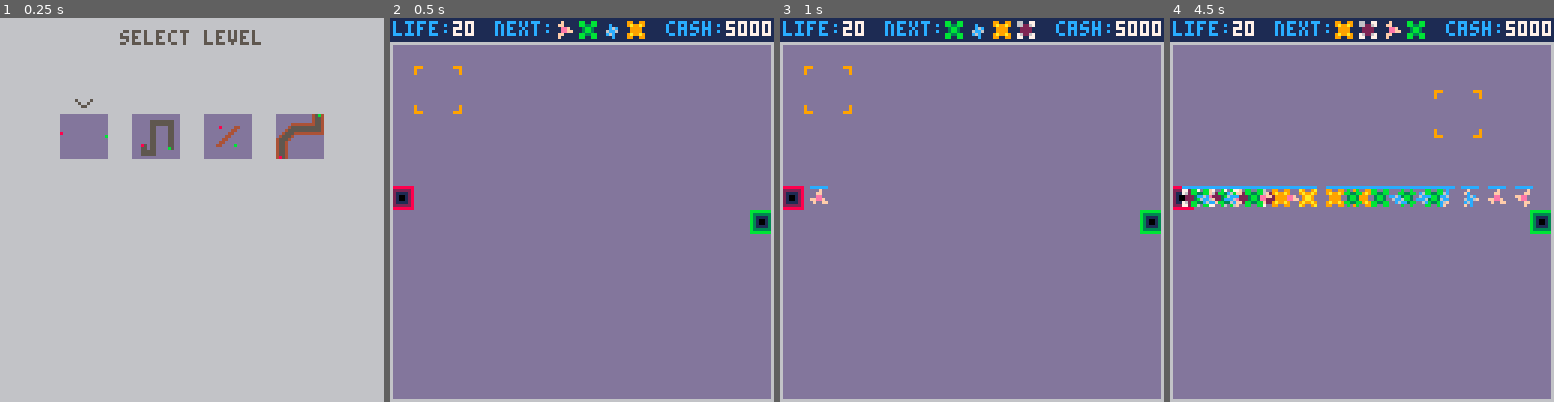
Above: before the commit, frames 1-4 (left to right).
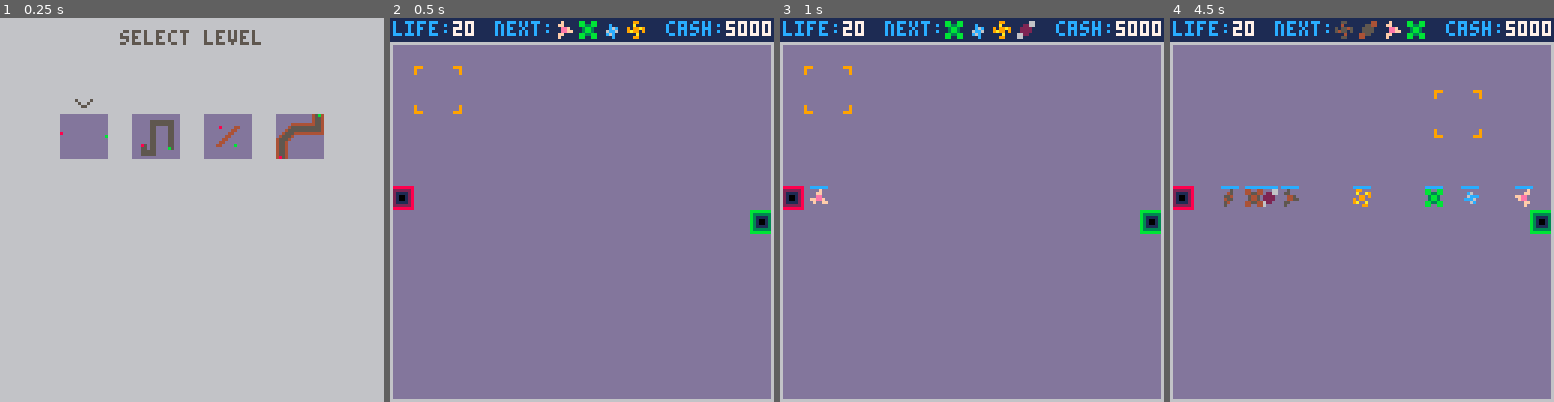
Above: after the commit, the same moments.

Repository: langchr86/pico-bubble-towers
Game: PICO-8 cartridge pico-proto.p8
The game is run twice, just before and just after one commit, with the same random seed, the same clock (stepped at 60 frames per second) and the same inputs.
Inputs:
- Up to frame 1 (0.25 s): no input
- Up to frame 2 (0.5 s): tap X (X key) at 0.33 s
- Up to frame 3 (1 s): tap O (Z key) at 0.7 s
- Up to frame 4 (4.5 s): tap X (X key) at 1.07, 1.85, 2.97, 4.08 s; hold Right 1.6-2.1 s; tap O (Z key) every 0.4 s from 1.7 to 4.1 s; hold Up 2.15-2.42 s; hold Right 2.47-3.03 s; hold Left 3.08-3.58 s; hold Down 3.63-3.97 s; hold Right from 4.02 s (still down)

Frame 1 is identical in both runs. In frame 2, 0.2% of the frame differs, in the area x 61-67%, y 0-6%; in frame 3, 0.3%; in frame 4, 3.1%, in the area x 3-88%, y 0-50%.

Commit message:
add boss enemies

Diff:
--- a/src/enemy.lua
+++ b/src/enemy.lua
@@ -56,6 +56,7 @@
 ---@return boolean
 function Enemy:IsGhost()
   return self.type == EnemyType.GHOST
+      or self.type == EnemyType.GHOST_BOSS
 end
 
 ---@param pos Point
@@ -135,7 +136,7 @@
     end
   end
 
-  if self.type == EnemyType.REGENERATE then
+  if self.type == EnemyType.REGENERATE or self.type == EnemyType.REGENERATE_BOSS then
     self:Regenerate()
   end
 end
--- a/src/enemy_type.lua
+++ b/src/enemy_type.lua
@@ -9,6 +9,11 @@
   FAST = 2,
   REGENERATE = 3,
   HEAVY = 4,
+  NORMAL_BOSS = 5,
+  GHOST_BOSS = 6,
+  FAST_BOSS = 7,
+  REGENERATE_BOSS = 8,
+  HEAVY_BOSS = 9,
 }
 
 ---@class EnemyProperties
@@ -36,30 +41,70 @@
     frame_count = 10,
     speed = 1.0,
     life = 100,
-    value_bonus = 0,
+    value_bonus = 5,
   },
   [EnemyType.FAST] = {
     sprite = 12,
     sprite_count = 4,
-    frame_count = 6,
+    frame_count = 4,
     speed = 1.4,
     life = 100,
     value_bonus = 0,
   },
   [EnemyType.REGENERATE] = {
     sprite = 28,
-    sprite_count = 4,
+    sprite_count = 3,
     frame_count = 6,
     speed = 1.0,
     life = 100,
-    value_bonus = 10,
+    value_bonus = 5,
   },
   [EnemyType.HEAVY] = {
     sprite = 24,
     sprite_count = 4,
-    frame_count = 3,
+    frame_count = 6,
     speed = 0.6,
+    life = 200,
+    value_bonus = 0,
+  },
+  [EnemyType.NORMAL_BOSS] = {
+    sprite = 40,
+    sprite_count = 4,
+    frame_count = 8,
+    speed = 1.0,
+    life = 300,
+    value_bonus = 20,
+  },
+  [EnemyType.GHOST_BOSS] = {
+    sprite = 48,
+    sprite_count = 2,
+    frame_count = 10,
+    speed = 1.0,
+    life = 200,
+    value_bonus = 25,
+  },
+  [EnemyType.FAST_BOSS] = {
+    sprite = 44,
+    sprite_count = 4,
+    frame_count = 4,
+    speed = 1.4,
     life = 200,
     value_bonus = 20,
   },
+  [EnemyType.REGENERATE_BOSS] = {
+    sprite = 60,
+    sprite_count = 3,
+    frame_count = 6,
+    speed = 1.0,
+    life = 200,
+    value_bonus = 25,
+  },
+  [EnemyType.HEAVY_BOSS] = {
+    sprite = 56,
+    sprite_count = 4,
+    frame_count = 6,
+    speed = 0.6,
+    life = 400,
+    value_bonus = 20,
+  },
 }
--- a/src/wave.lua
+++ b/src/wave.lua
@@ -75,9 +75,9 @@
   ---@type Wave[]
   local list = {}
   for i = 1, wave_count do
-    add(list, Wave:New(4, Enemy:New(type)))
+    add(list, Wave:New(1, Enemy:New(type)))
     type = type + 1
-    if type > EnemyType.HEAVY then
+    if type > EnemyType.HEAVY_BOSS then
       type = EnemyType.NORMAL
     end
   end
Not shown, changed: 34 lines of the sprite sheet (__gfx__) section of pico-proto.p8
